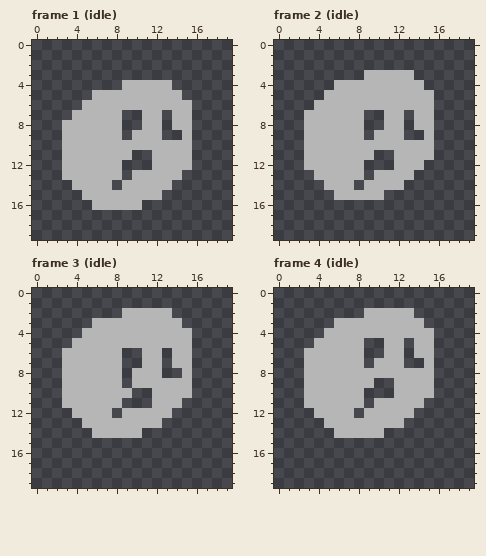
Edited in one commit: pixel-art file (Drillbird_sprites/Characters/Enemies/Ghast/workfile_tiny_ghost.aseprite). This is how it looked before the edit.
20x20 pixels, 17 frames. Shown: frame 1 (idle), frame 2 (idle), frame 3 (idle), frame 4 (idle). The commit also changed other frames, which this record leaves out.
The result:
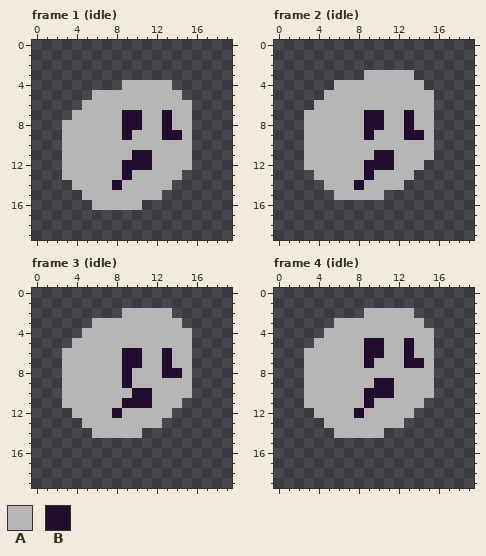
Palette (. is transparent): A #b6b6b6  B #220d2e
Diff:
Frame 1 (idle), layer "Layer 1":
y 7..8: x 9..10 .. -> BB; x 13 . -> B
y 9: x 9 . -> B; x 13..14 .. -> BB
y 11: x 10..11 .. -> BB
y 12: x 9..11 ... -> BBB
y 13: x 9 . -> B
y 14: x 8 . -> B
Frame 2 (idle), layer "Layer 1": the same change as frame 1 (idle)
Frame 3 (idle), layer "Layer 1":
y 6..7: x 9..10 .. -> BB; x 13 . -> B
y 8: x 9 . -> B; x 13..14 .. -> BB
y 9: x 9 . -> B
y 10: x 10..11 .. -> BB
y 11: x 9..11 ... -> BBB
y 12: x 8 . -> B
Frame 4 (idle), layer "Layer 1":
y 5..6: x 9..10 .. -> BB; x 13 . -> B
y 7: x 9 . -> B; x 13..14 .. -> BB
y 9: x 10..11 .. -> BB
y 10: x 9..11 ... -> BBB
y 11: x 9 . -> B
y 12: x 8 . -> B
